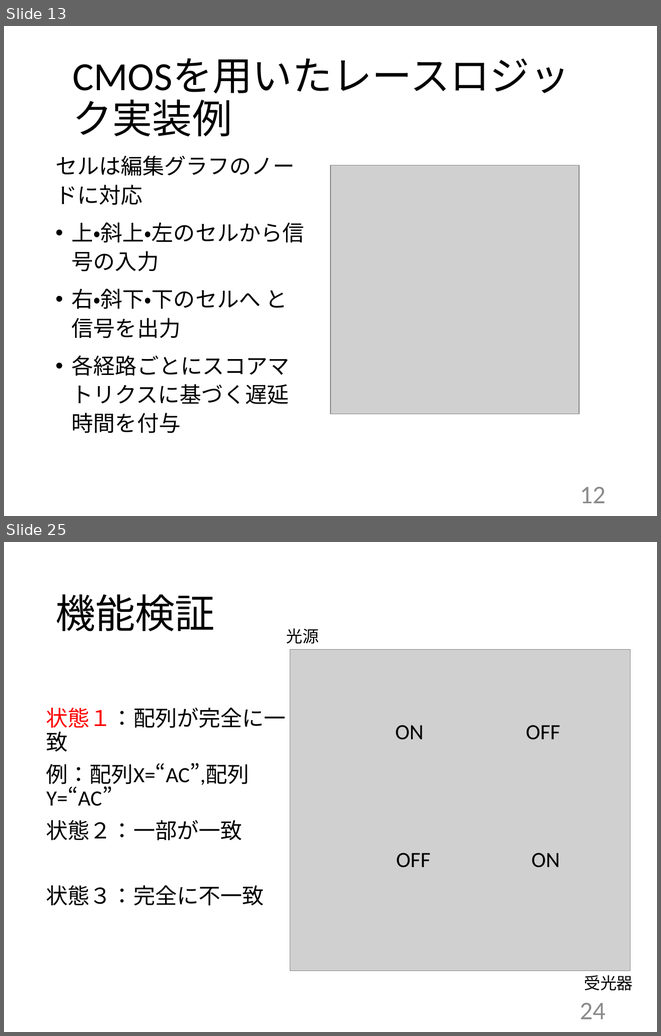
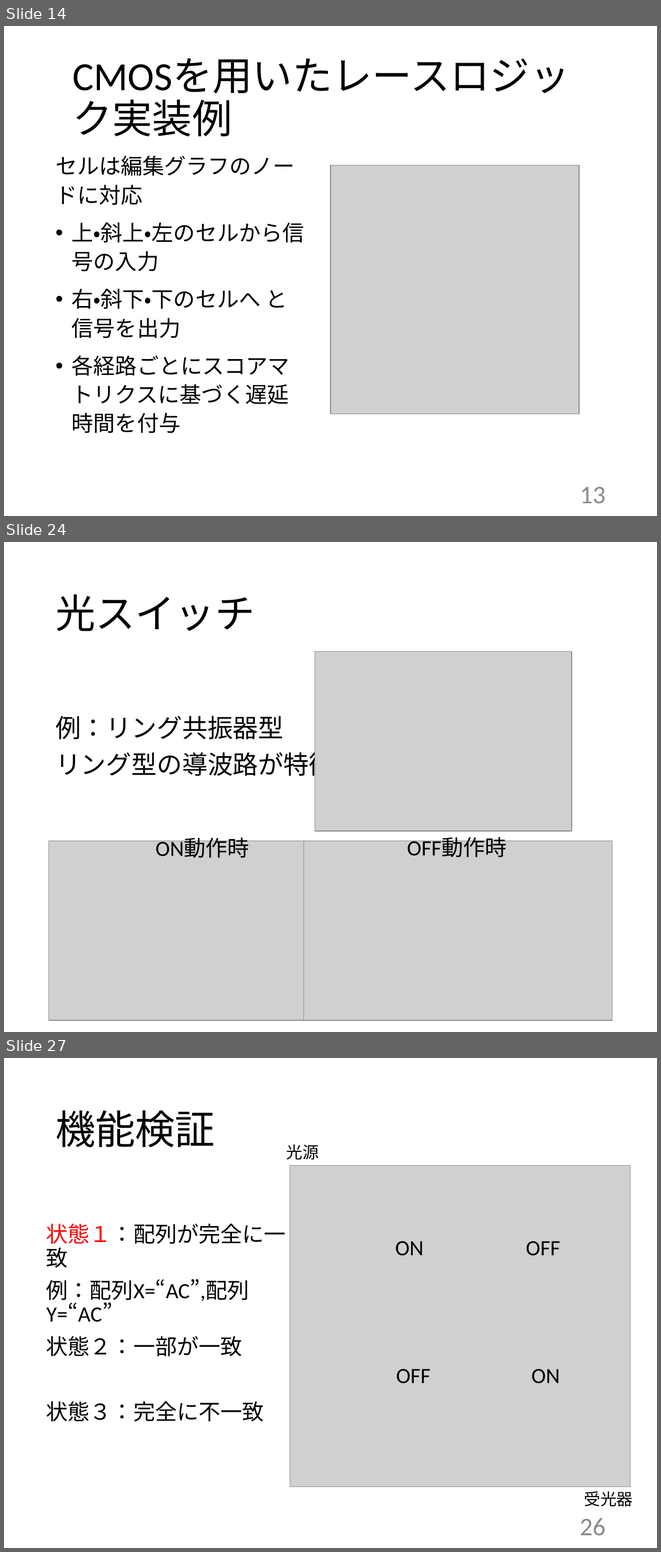
Before and after one commit to ArinanirA/ThesisFY2017M_RinaAsai, a slide deck: 修論発表rina.pptx. Shown one above the other, each under a label of ours: slides 13 and 25 before the commit, slides 14, 24 and 27 after it; the slides between them are not shown. The pictures are 661x1036 and 661x1552 pixels, drawn with LibreOffice and Linux fonts; fonts in the diff are those of the drawing; grey boxes stand for pictures. Boxes give left, top, right and bottom in pixels: in the first picture for what was removed or moved away, otherwise in the second. Text is boxed around its words. In the diff, an @@ line names an element or a change of style, - is before the commit and + after.

```diff
--- a/修論発表rina.pptx
+++ b/修論発表rina.pptx
@@ slide 24 added at box(4, 542, 657, 1032), background #FFFFFF @@
@@ title added at box(55, 594, 255, 631), 44 pt, text #000000 @@
+光スイッチ
@@ picture added at box(315, 651, 572, 831) @@
@@ text added at box(55, 715, 334, 779), 28 pt, text #000000 @@
+例：リング共振器型
+リング型の導波路が特徴
@@ picture added at box(49, 840, 358, 1020) @@
@@ text added at box(156, 838, 249, 858), 24 pt, text #000000 @@
+ON動作時
@@ picture added at box(303, 840, 612, 1020) @@
@@ text added at box(407, 838, 506, 857), 24 pt, text #000000 @@
+OFF動作時
@@ page number added at box(580, 1020, 605, 1025), 28 pt, text #8C8C8C @@
+23
@@ what was slide 13 is now slide 14 @@
@@ page number at box(580, 487, 605, 503): text changed @@
-12
+13
@@ what was slide 25 is now slide 27 @@
@@ page number at box(580, 1518, 605, 1535): text changed @@
-24
+26
```
Also in this commit, not shown: 16 slides changed, 10 other slides added, 8 slides removed, 5 other files.
